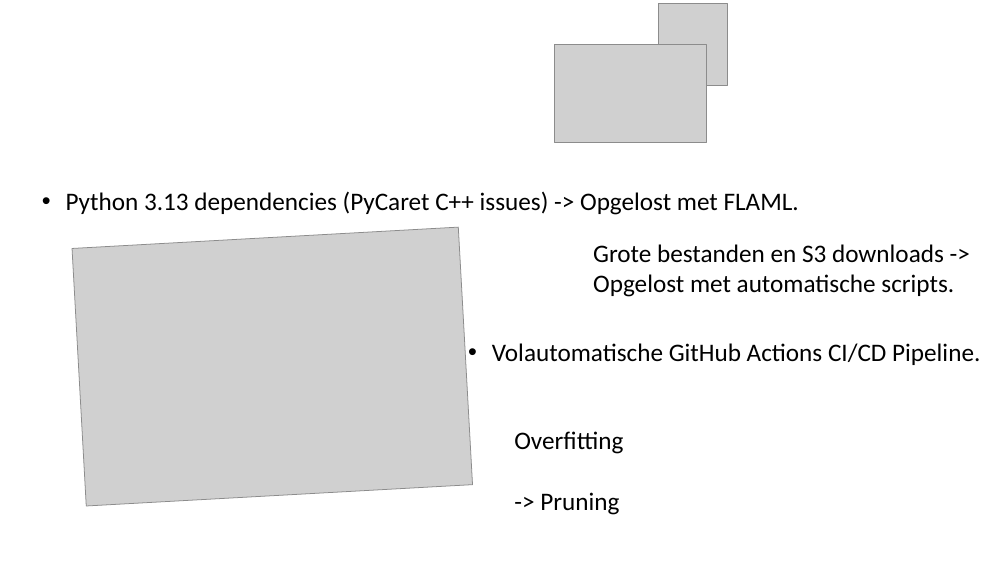
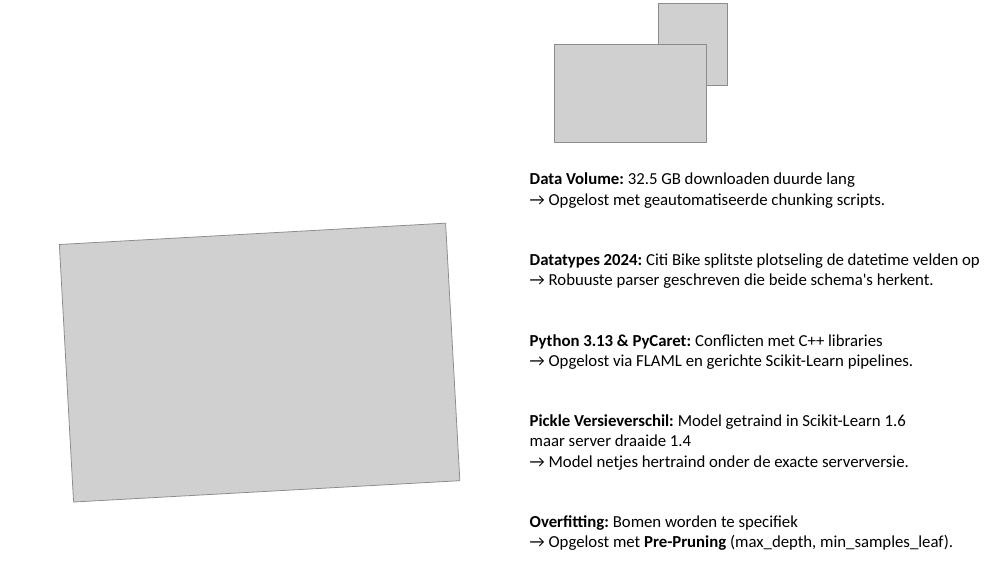
Before and after one commit to dmitcher7/CloudAI-Challenge, a slide deck: slide 24 of Presentatie Cloud AI.pptx (slide 22 before the commit). Drawn at 1008x567 pixels with LibreOffice and Linux fonts; fonts in the diff are those of the drawing; grey boxes stand for pictures; background and template pictures are left out. Boxes give left, top, right and bottom in pixels: in the first picture for what was removed or moved away, otherwise in the second. Text is boxed around its words. In the diff, an @@ line names an element or a change of style, - is before the commit and + after.

```diff
--- a/Presentatie Cloud AI.pptx
+++ b/Presentatie Cloud AI.pptx
@@ text at (530,172,980,550): text changed; size 24 to 16 pt @@
-• Volautomatische GitHub Actions CI/CD Pipeline.
+Data Volume: 32.5 GB downloaden duurde lang
+→ Opgelost met geautomatiseerde chunking scripts.
+Datatypes 2024: Citi Bike splitste plotseling de datetime velden op
+→ Robuuste parser geschreven die beide schema's herkent.
+Python 3.13 & PyCaret: Conflicten met C++ libraries
+→ Opgelost via FLAML en gerichte Scikit-Learn pipelines.
+Pickle Versieverschil: Model getraind in Scikit-Learn 1.6
+maar server draaide 1.4
+→ Model netjes hertraind onder de exacte serverversie.
+Overfitting: Bomen worden te specifiek
+→ Opgelost met Pre-Pruning (max_depth, min_samples_leaf).
@@ text removed at (66,191,799,215) @@
-• Python 3.13 dependencies (PyCaret C++ issues) -> Opgelost met FLAML.
@@ picture: place and size @@
-picture at (72,227,473,506)
+picture at (59,223,460,502)
@@ text removed at (593,244,954,297) @@
-Grote bestanden en S3 downloads -> Opgelost met automatische scripts.
@@ text removed at (514,431,623,515) @@
-Overfitting
--> Pruning
```
Also in this commit, not shown: 4 other slides changed, 18 slides added, 15 slides removed, 16 other files.
